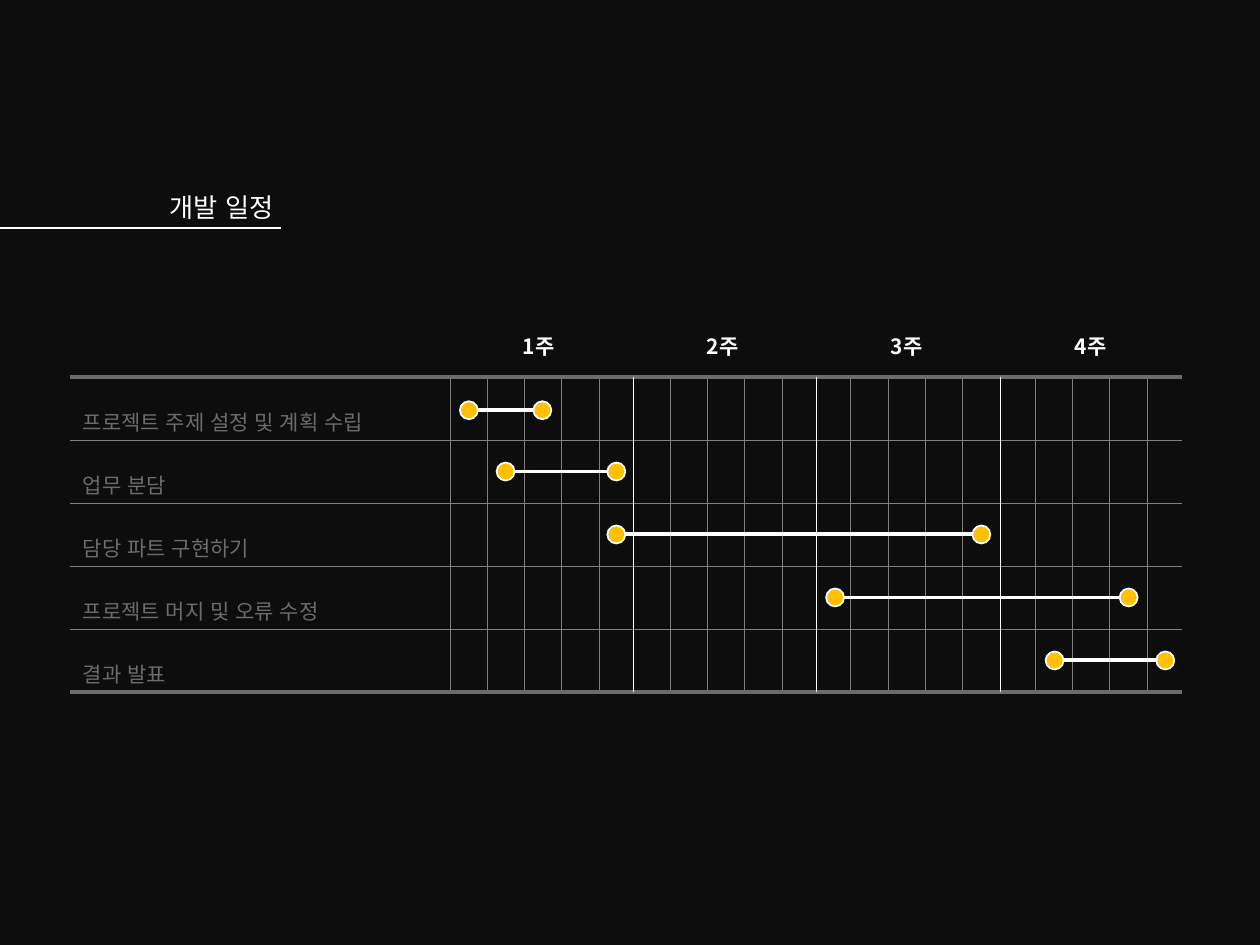
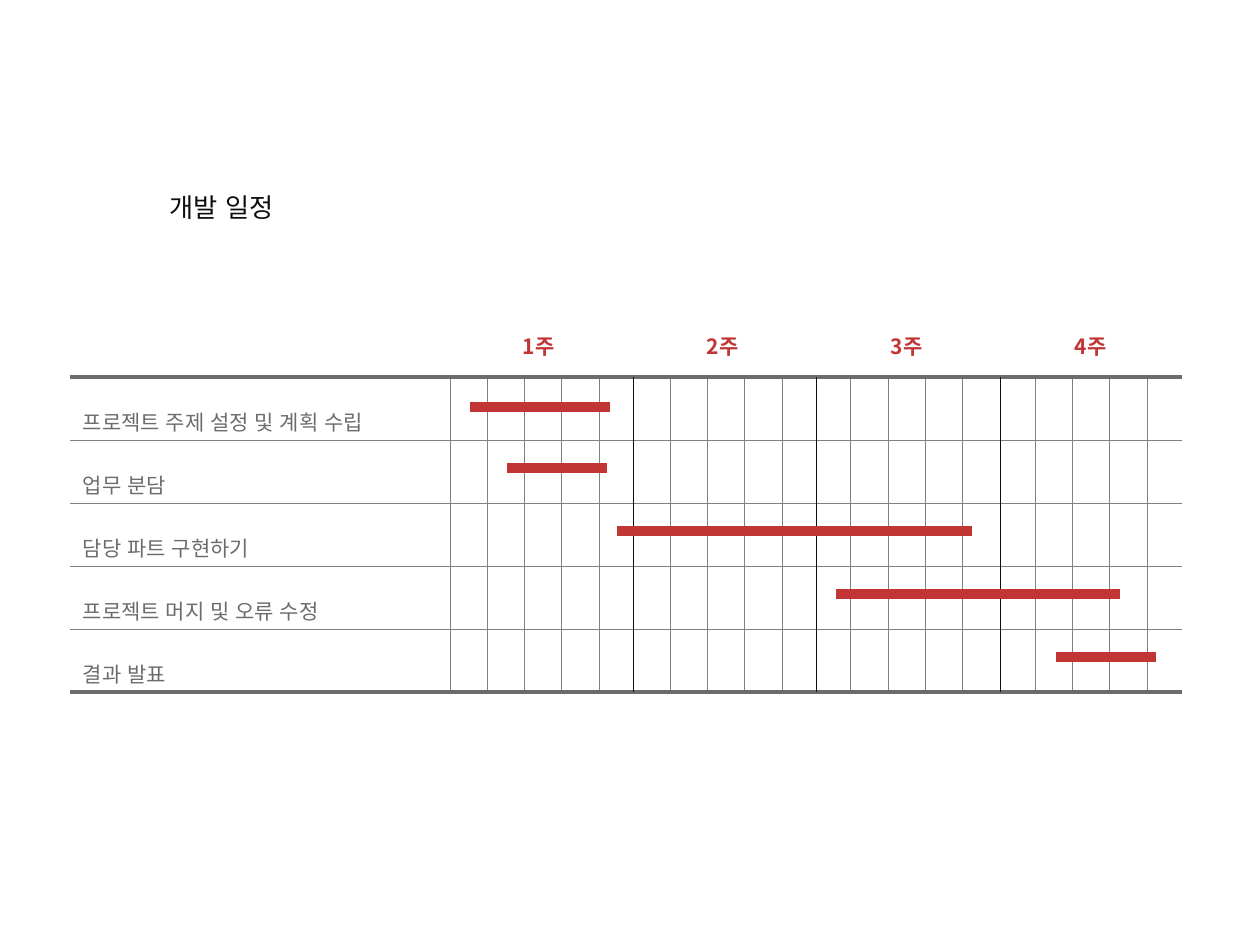
Before and after one commit to theselah/erp-team3, a slide deck: slide 4 of 3조_erp.pptx. Drawn at 1260x945 pixels with LibreOffice and Linux fonts; fonts in the diff are those of the drawing. Boxes give left, top, right and bottom in pixels: in the first picture for what was removed or moved away, otherwise in the second. Text is boxed around its words. In the diff, an @@ line names an element or a change of style, - is before the commit and + after.

Commit message:
작업일정 수정

```diff
--- a/3조_erp.pptx
+++ b/3조_erp.pptx
@@ background #0D0D0D to #FFFFFF @@
@@ text "개발 일정" at (x1=170, y1=195, x2=273, y2=219): text colour #FFFFFF to #0D0D0D @@
@@ text colour #FFFFFF to #C13535 in 4 elements at (x1=523, y1=337, x2=555, y2=356), (x1=707, y1=337, x2=739, y2=356), (x1=891, y1=337, x2=923, y2=356), (x1=1075, y1=337, x2=1107, y2=356) @@
@@ line (634, 377) - (634, 692): stroke #FFFFFF 0.5 pt to #0D0D0D 0.5 pt @@
@@ line (816, 377) - (816, 692): stroke #FFFFFF 0.5 pt to #0D0D0D 0.5 pt @@
@@ line (1000, 377) - (1000, 692): stroke #FFFFFF 0.5 pt to #0D0D0D 0.5 pt @@
@@ line moved from (478, 411) - (533, 411) to (470, 407) - (610, 407) @@
@@ line (470, 407) - (610, 407): stroke #FFFFFF 2.25 pt to #C13535 6 pt @@
@@ line moved from (514, 471) - (607, 471) to (507, 469) - (607, 469) @@
@@ line (507, 469) - (607, 469): stroke #FFFFFF 2.25 pt to #C13535 6 pt @@
@@ line moved from (625, 534) - (973, 534) to (617, 532) - (973, 532) @@
@@ line (617, 532) - (973, 532): stroke #FFFFFF 2.25 pt to #C13535 6 pt @@
@@ line moved from (844, 597) - (1120, 597) to (837, 595) - (1120, 595) @@
@@ line (837, 595) - (1120, 595): stroke #FFFFFF 2.25 pt to #C13535 6 pt @@
@@ line moved from (1063, 660) - (1157, 660) to (1056, 658) - (1157, 658) @@
@@ line (1056, 658) - (1157, 658): stroke #FFFFFF 2.25 pt to #C13535 6 pt @@
@@ group removed at (x1=460, y1=402, x2=1174, y2=669): 10 ellipses @@
```
Also in this commit, not shown: 6 other slides changed, 1 slide added.
